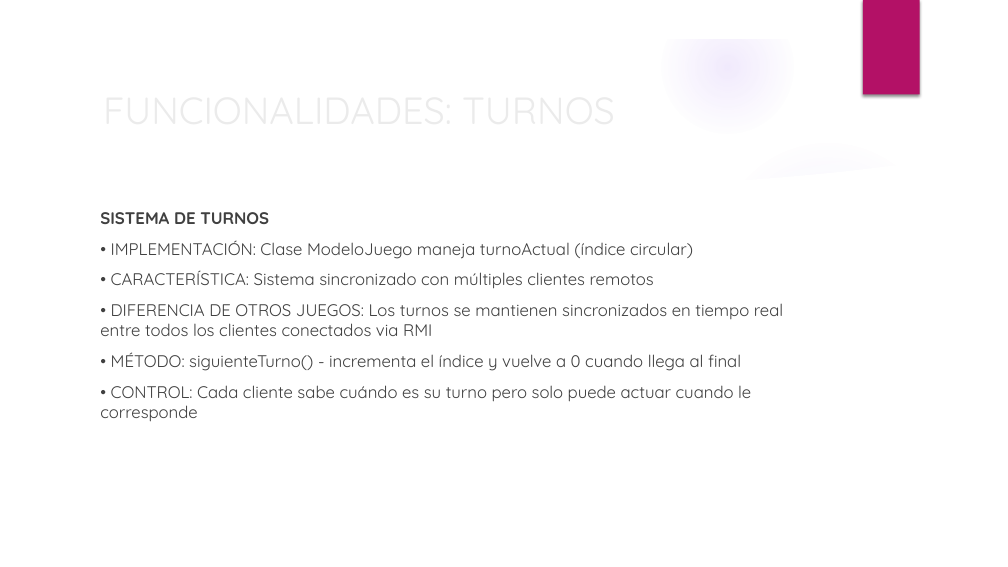
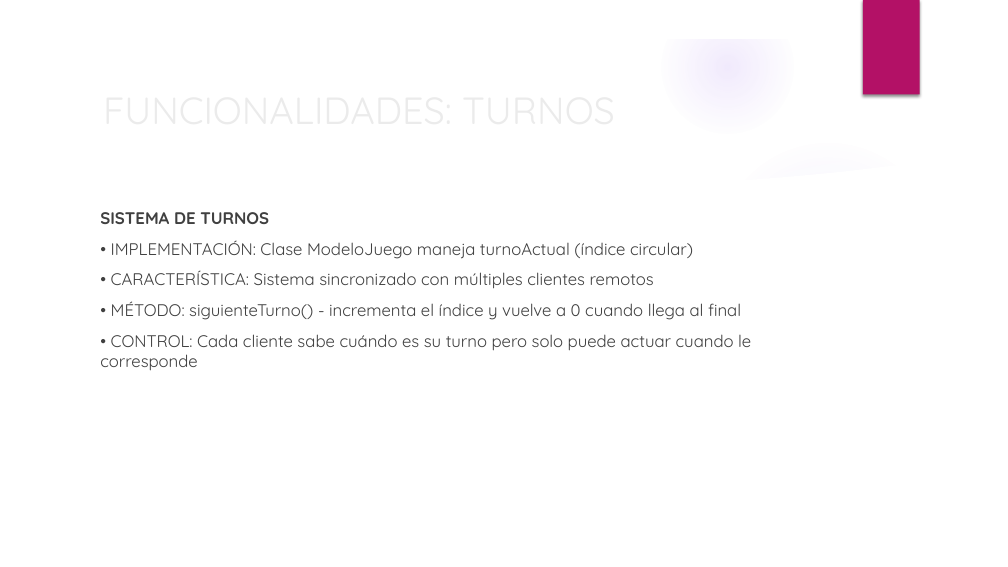
Before and after one commit to BinaryJuan/scrabble-poo, a slide deck: slide 39 of SCRABBLE.pptx (slide 40 before the commit). Drawn at 1008x567 pixels with LibreOffice and Linux fonts; fonts in the diff are those of the drawing; background and template pictures are left out. Boxes give left, top, right and bottom in pixels: in the first picture for what was removed or moved away, otherwise in the second. Text is boxed around its words. In the diff, an @@ line names an element or a change of style, - is before the commit and + after.

```diff
--- a/SCRABBLE.pptx
+++ b/SCRABBLE.pptx
@@ text at (x1=100, y1=303, x2=783, y2=336): paragraph removed @@
-• DIFERENCIA DE OTROS JUEGOS: Los turnos se mantienen sincronizados en tiempo real entre todos los clientes conectados via RMI
```
Also in this commit, not shown: 12 other slides changed, 1 slide removed.
